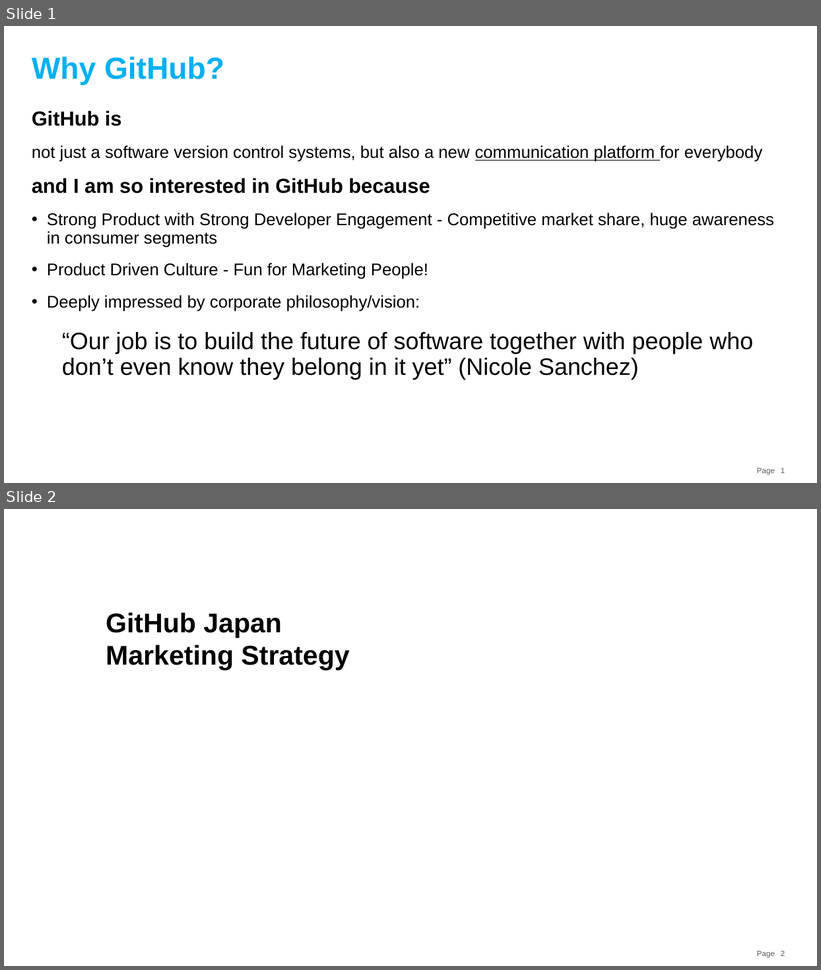
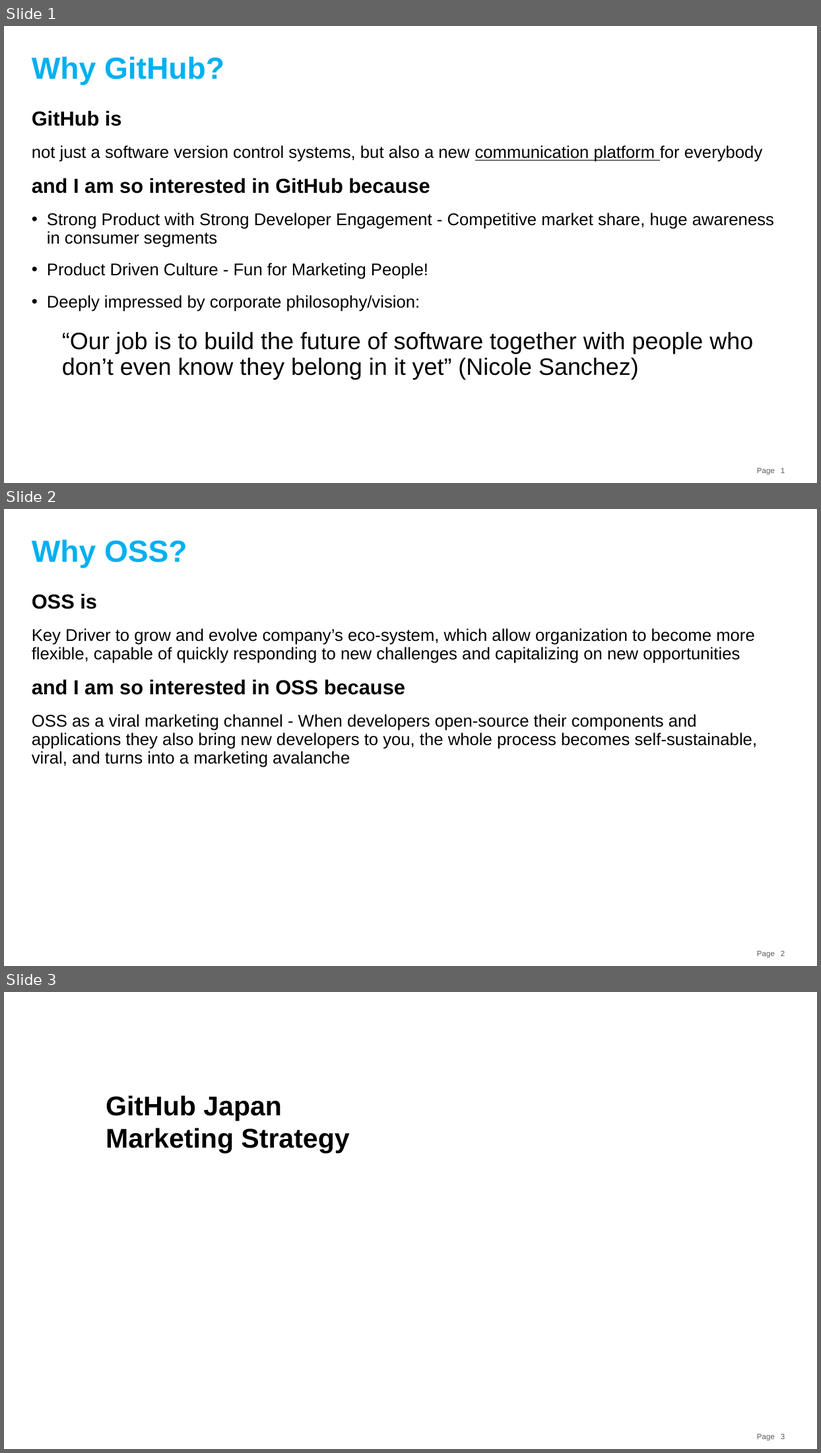
Before and after one commit to souebina/GitHub-Japan-Marketing-Plan, a slide deck: GitHub Japan Marketing Strategy.pptx. Shown one above the other, each under a label of ours: slides 1 and 2 before the commit, slides 1, 2 and 3 after it. The pictures are 821x970 and 821x1453 pixels, drawn with LibreOffice and Linux fonts; fonts in the diff are those of the drawing. Boxes give left, top, right and bottom in pixels: in the first picture for what was removed or moved away, otherwise in the second. Text is boxed around its words. In the diff, an @@ line names an element or a change of style, - is before the commit and + after.

Commit message:
Add why OSS page

```diff
--- a/GitHub Japan Marketing Strategy.pptx
+++ b/GitHub Japan Marketing Strategy.pptx
@@ slide 2 added at <box>4,509,817,966</box>, background #FFFFFF; not listed: 2 template elements that a slide beside it also shows @@
@@ title added at <box>32,539,187,568</box>, 36 pt, text #00B0F0, bold @@
+Why OSS?
@@ text added at <box>32,593,758,768</box>, 20 pt, text #000000 @@
+OSS is
+Key Driver to grow and evolve company’s eco-system, which allow organization to become more flexible, capable of quickly responding to new challenges and capitalizing on new opportunities
+and I am so interested in OSS because
+OSS as a viral marketing channel - When developers open-source their components and applications they also bring new developers to you, the whole process becomes self-sustainable, viral, and turns into a marketing avalanche
@@ what was slide 2 is now slide 3 @@
```
